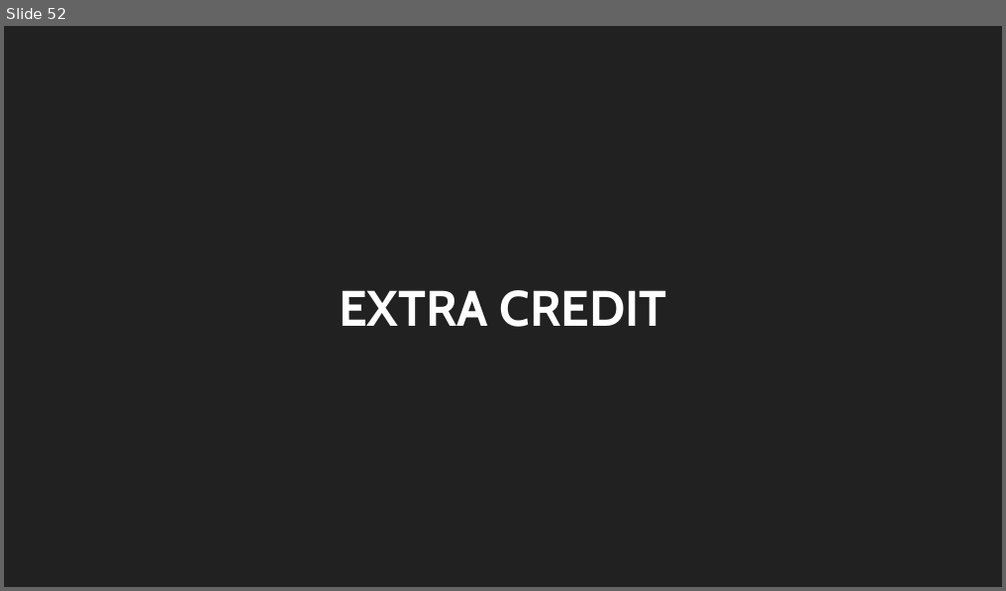
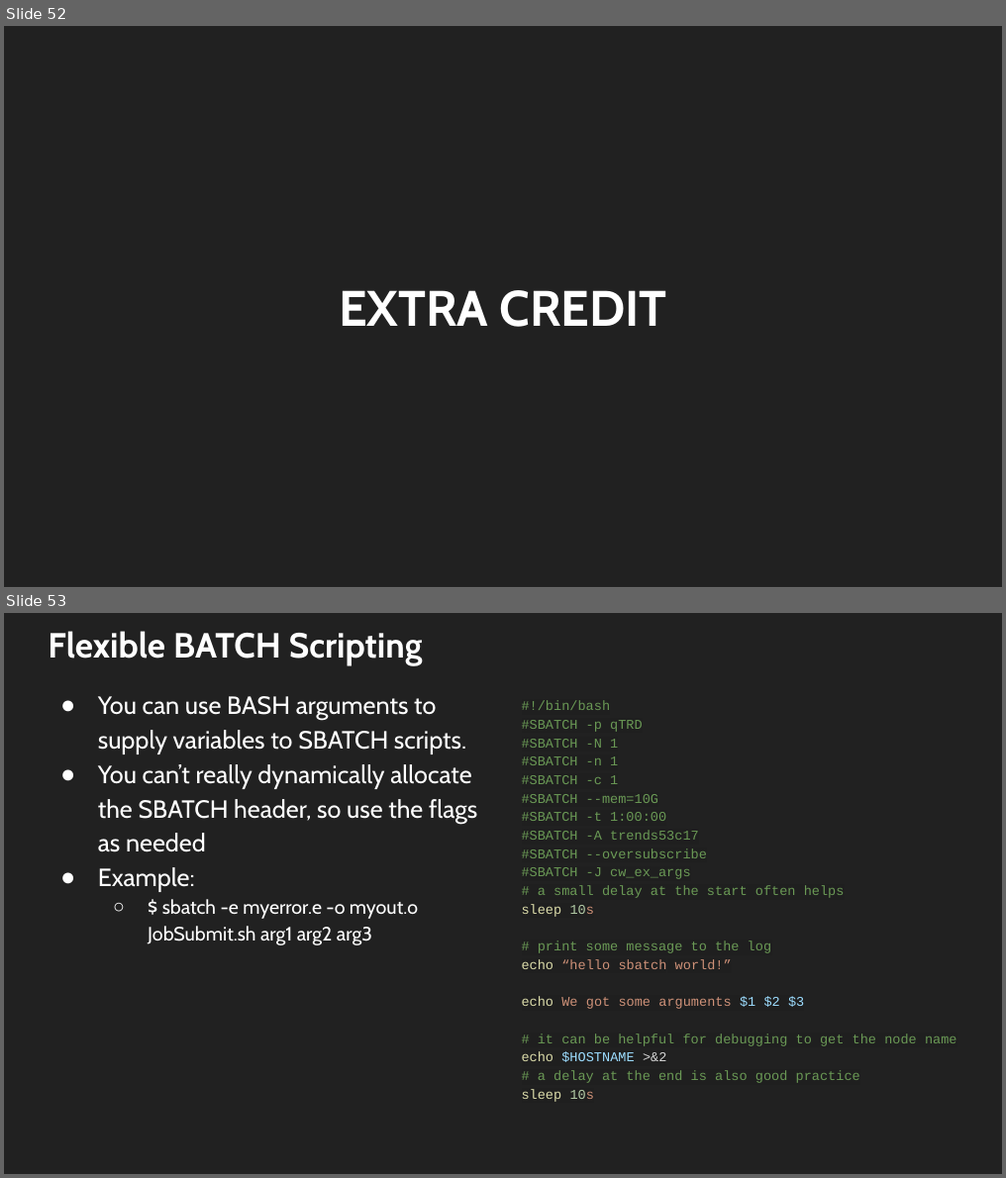
Before and after one commit to trendscenter/ClusterWorkshop, a slide deck: Introduction to the TReNDs Cluster.pptx. Shown one above the other, each under a label of ours: slide 52 before the commit, slides 52 and 53 after it. The pictures are 1006x591 and 1006x1178 pixels, drawn with LibreOffice and Linux fonts; fonts in the diff are those of the drawing. Boxes give left, top, right and bottom in pixels: in the first picture for what was removed or moved away, otherwise in the second. Text is boxed around its words. In the diff, an @@ line names an element or a change of style, - is before the commit and + after.

```diff
--- a/Introduction to the TReNDs Cluster.pptx
+++ b/Introduction to the TReNDs Cluster.pptx
@@ slide 53 added at (4, 613, 1002, 1174), background #212121 @@
@@ title added at (48, 631, 423, 665), 25.2 pt, text #FFFFFF, bold @@
+Flexible BATCH Scripting
@@ text added at (98, 696, 477, 946), 18 pt, text #FFFFFF @@
+● You can use BASH arguments to supply variables to SBATCH scripts.
+● You can’t really dynamically allocate the SBATCH header, so use the flags as needed
+● Example:
+  ○ $ sbatch -e myerror.e -o myout.o JobSubmit.sh arg1 arg2 arg3
@@ text added at (522, 700, 957, 1102), 9.7 pt, text #6A9955 @@
+#!/bin/bash
+#SBATCH -p qTRD
+#SBATCH -N 1
+#SBATCH -n 1
+#SBATCH -c 1
+#SBATCH --mem=10G
+#SBATCH -t 1:00:00
+#SBATCH -A trends53c17
+#SBATCH --oversubscribe
+#SBATCH -J cw_ex_args
+# a small delay at the start often helps
+sleep 10s
+# print some message to the log
+echo “hello sbatch world!”
+echo We got some arguments $1 $2 $3
+# it can be helpful for debugging to get the node name
+echo $HOSTNAME >&2
+# a delay at the end is also good practice
+sleep 10s
```
Also in this commit, not shown: 3 slides changed, 5 other slides added, 5 slides removed, 1 other file.
